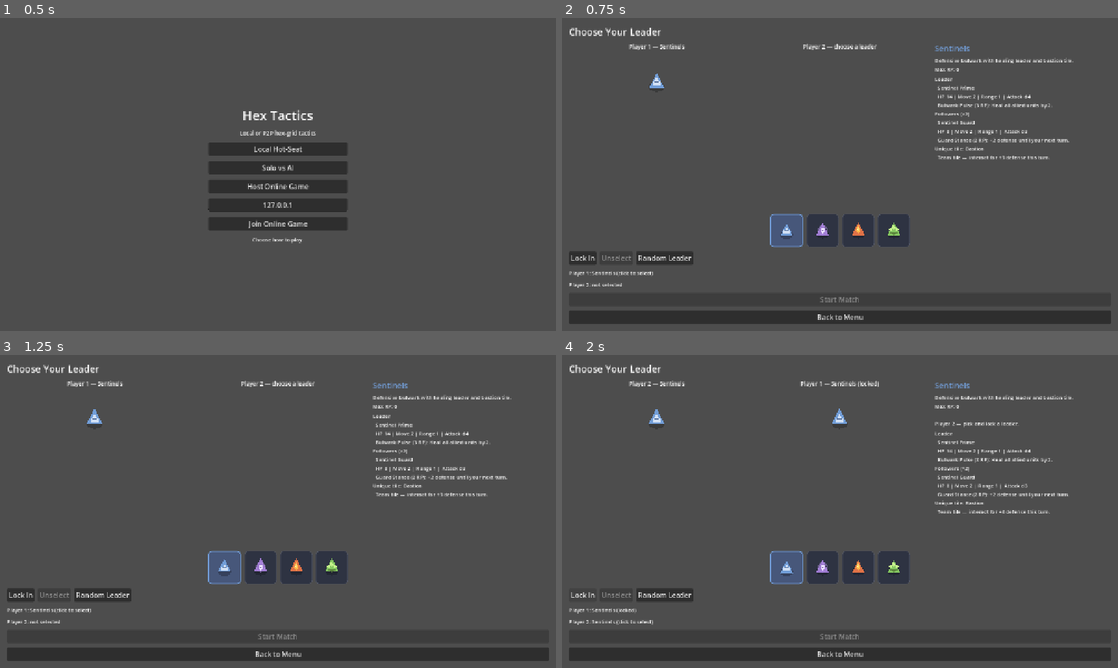
Above: before the commit, frames 1-4 (two rows, left to right).
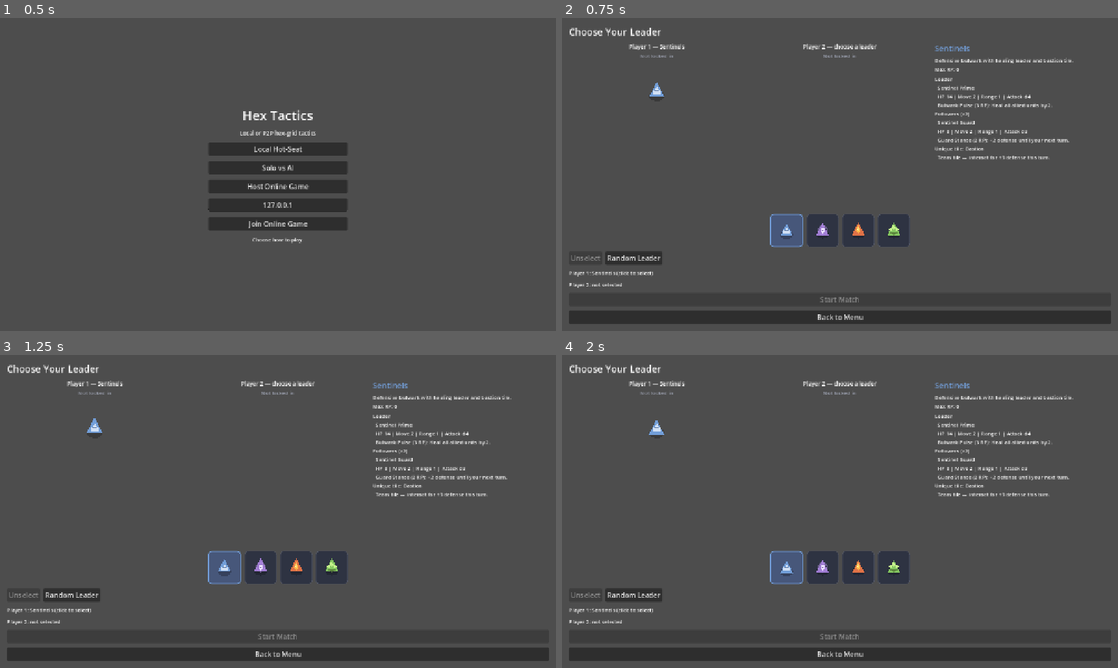
Above: after the commit, the same moments.

Repository: CorcoranQuinn/Hexpedition
Game: Godot game, scene res://scenes/main_menu.tscn
Same seed, same stepped clock (60 frames per second), same inputs: the game is played once before the commit and once after it.
Inputs (mouse positions are in pixels of both pictures, inside the frame that each line leads up to):
- Up to frame 1 (0.5 s): no input
- Up to frame 2 (0.75 s): click "Local Hot-Seat" at 0.5 s
- Up to frame 3 (1.25 s): no input
- Up to frame 4 (2 s): click (584, 596) at 1.25 s, where only the run before the commit has a clickable "Lock In"

Frame 1 is identical in both runs. In frame 2, 0.5% of the frame differs, in the area x 1-53%, y 11-79%; in frame 3, 0.6%; in frame 4, 2.4%, in the area x 1-92%, y 8-87%.

Commit message:
Fix deployment row and improve character select lock UX.
Shift placement zones one row back, remove Lock In in favor of double-click, show lock status under previews, and play a lock-in animation.

Co-authored-by: Cursor <cursoragent@cursor.com>

Diff:
--- a/scenes/character_select.tscn
+++ b/scenes/character_select.tscn
@@ -49,6 +49,13 @@
 text = "You — choose a leader"
 horizontal_alignment = 1
 
+[node name="LocalLockStatus" type="Label" parent="Margin/Root/PreviewRow/LocalPreviewPanel"]
+unique_name_in_owner = true
+layout_mode = 2
+theme_override_font_sizes/font_size = 12
+text = "Not locked in"
+horizontal_alignment = 1
+
 [node name="LocalPreviewSlot" type="Control" parent="Margin/Root/PreviewRow/LocalPreviewPanel"]
 unique_name_in_owner = true
 custom_minimum_size = Vector2(120, 120)
@@ -65,6 +72,13 @@
 layout_mode = 2
 theme_override_font_sizes/font_size = 13
 text = "Opponent — choose a leader"
+horizontal_alignment = 1
+
+[node name="OpponentLockStatus" type="Label" parent="Margin/Root/PreviewRow/OpponentPreviewPanel"]
+unique_name_in_owner = true
+layout_mode = 2
+theme_override_font_sizes/font_size = 12
+text = "Not locked in"
 horizontal_alignment = 1
 
 [node name="OpponentPreviewSlot" type="Control" parent="Margin/Root/PreviewRow/OpponentPreviewPanel"]
@@ -121,11 +135,6 @@
 layout_mode = 2
 theme_override_constants/separation = 8
 
-[node name="ConfirmButton" type="Button" parent="Margin/Root/ActionRow"]
-unique_name_in_owner = true
-layout_mode = 2
-text = "Lock In"
-
 [node name="UnlockButton" type="Button" parent="Margin/Root/ActionRow"]
 unique_name_in_owner = true
 layout_mode = 2
--- a/scripts/core/match_controller.gd
+++ b/scripts/core/match_controller.gd
@@ -154,10 +154,10 @@
 		return false
 	var q: int = hex.x
 	if player_id == 0:
-		var back_q: int = -(BOARD_RADIUS - 1)
+		var back_q: int = -BOARD_RADIUS
 		var front_q: int = back_q + (PLACEMENT_BACK_ROWS - 1)
 		return q >= back_q and q <= front_q
-	var back_q: int = BOARD_RADIUS - 1
+	var back_q: int = BOARD_RADIUS
 	var front_q: int = back_q - (PLACEMENT_BACK_ROWS - 1)
 	return q <= back_q and q >= front_q
 
--- a/scripts/ui/character_select.gd
+++ b/scripts/ui/character_select.gd
@@ -3,18 +3,22 @@
 const ICON_SIZE := Vector2(72, 72)
 const PREVIEW_SIZE := Vector2(120, 120)
 const LOCKED_BORDER_WIDTH := 4
+const LOCK_ANIM_SCALE := 1.14
+const LOCK_ANIM_IN := 0.14
+const LOCK_ANIM_OUT := 0.22
 
 @onready var local_preview_slot: Control = %LocalPreviewSlot
 @onready var opponent_preview_slot: Control = %OpponentPreviewSlot
 @onready var local_preview_label: Label = %LocalPreviewLabel
 @onready var opponent_preview_label: Label = %OpponentPreviewLabel
+@onready var local_lock_status: Label = %LocalLockStatus
+@onready var opponent_lock_status: Label = %OpponentLockStatus
 @onready var team_icon_grid: GridContainer = %TeamIconGrid
 @onready var team_name_label: Label = %TeamNameLabel
 @onready var team_desc_label: Label = %TeamDescLabel
 @onready var roster_label: Label = %RosterLabel
 @onready var p1_status: Label = %P1Status
 @onready var p2_status: Label = %P2Status
-@onready var confirm_button: Button = %ConfirmButton
 @onready var unlock_button: Button = %UnlockButton
 @onready var random_button: Button = %RandomButton
 @onready var start_button: Button = %StartButton
@@ -26,6 +30,7 @@
 var _local_hover_index: int = 0
 var _icon_buttons: Array[Button] = []
 var _preview_nodes: Dictionary = {}  # slot -> Node2D
+var _was_locked: Array[bool] = [false, false]
 
 
 func _ready() -> void:
@@ -34,7 +39,6 @@
 	_resolve_local_slot()
 	_active_slot = _local_slot if GameState.match_mode != GameState.MatchMode.LOCAL else 0
 
-	confirm_button.pressed.connect(_on_confirm_pressed)
 	unlock_button.pressed.connect(_on_unlock_pressed)
 	random_button.pressed.connect(_on_random_pressed)
 	start_button.pressed.connect(_on_start_pressed)
@@ -51,10 +55,6 @@
 	if GameState.is_solo():
 		opponent_preview_label.text = "AI"
 		p2_status.text = "AI: random team on lock-in"
-		confirm_button.text = "Lock In"
-		confirm_button.tooltip_text = "Or double-click a leader icon."
-	else:
-		confirm_button.tooltip_text = "Double-click a leader icon to lock in without starting."
 
 
 func _can_local_player_start() -> bool:
@@ -168,24 +168,84 @@
 
 func _refresh_ui() -> void:
 	var display_slot: int = _active_slot if GameState.match_mode == GameState.MatchMode.LOCAL else _local_slot
-	_refresh_preview(local_preview_slot, display_slot, local_preview_label)
+	_refresh_preview(local_preview_slot, local_preview_label, local_lock_status, display_slot)
 	var opponent_slot: int = 1 - display_slot
-	_refresh_preview(opponent_preview_slot, opponent_slot, opponent_preview_label)
+	_refresh_preview(opponent_preview_slot, opponent_preview_label, opponent_lock_status, opponent_slot)
+	_check_lock_animations(display_slot)
+	_check_lock_animations(opponent_slot)
 	_refresh_player_status()
 	_refresh_icon_highlights()
 	_refresh_action_buttons()
 
 
-func _refresh_preview(slot: Control, player_id: int, caption: Label) -> void:
+func _refresh_preview(
+		slot: Control,
+		caption: Label,
+		lock_status: Label,
+		player_id: int,
+) -> void:
 	var player_name: String = NetworkManager.get_display_name(player_id)
 	var team_id: int = GameState.get_preview_team_id(player_id)
-	var status_suffix: String = " (locked)" if GameState.team_locked[player_id] else ""
 	if team_id < 0:
-		caption.text = "%s — choose a leader%s" % [player_name, status_suffix]
+		caption.text = "%s — choose a leader" % player_name
 	else:
 		var team: TeamDefinition = TeamRegistry.get_team(team_id)
-		caption.text = "%s — %s%s" % [player_name, team.team_name, status_suffix]
+		caption.text = "%s — %s" % [player_name, team.team_name]
+	_update_lock_status_label(lock_status, player_id, team_id)
 	_set_preview_art(slot, player_id, team_id)
+
+
+func _update_lock_status_label(lock_status: Label, player_id: int, team_id: int) -> void:
+	if GameState.team_locked[player_id]:
+		lock_status.text = "Locked in"
+		if team_id >= 0:
+			lock_status.modulate = TeamRegistry.get_team(team_id).team_color.lightened(0.15)
+		else:
+			lock_status.modulate = Color(0.55, 0.95, 0.65)
+	else:
+		lock_status.text = "Not locked in"
+		lock_status.modulate = Color(0.62, 0.64, 0.70)
+
+
+func _check_lock_animations(player_id: int) -> void:
+	var now_locked: bool = GameState.team_locked[player_id]
+	if now_locked and not _was_locked[player_id]:
+		_play_lock_animation(player_id)
+	_was_locked[player_id] = now_locked
+
+
+func _play_lock_animation(player_id: int) -> void:
+	var preview_slot: Control = _get_preview_slot_for_player(player_id)
+	preview_slot.scale = Vector2.ONE
+	preview_slot.pivot_offset = PREVIEW_SIZE * 0.5
+	var tween := create_tween()
+	tween.set_parallel(false)
+	tween.tween_property(preview_slot, "scale", Vector2.ONE * LOCK_ANIM_SCALE, LOCK_ANIM_IN) \
+		.set_trans(Tween.TRANS_BACK).set_ease(Tween.EASE_OUT)
+	tween.tween_property(preview_slot, "scale", Vector2.ONE, LOCK_ANIM_OUT) \
+		.set_trans(Tween.TRANS_ELASTIC).set_ease(Tween.EASE_OUT)
+
+	if player_id != _get_control_slot():
+		return
+	for i in _icon_buttons.size():
+		if GameState.selected_team_ids[player_id] == _teams[i].team_id:
+			var wrapper: PanelContainer = _icon_buttons[i].get_parent() as PanelContainer
+			if wrapper != null:
+				wrapper.scale = Vector2.ONE
+				wrapper.pivot_offset = ICON_SIZE * 0.5
+				var icon_tween := create_tween()
+				icon_tween.tween_property(wrapper, "scale", Vector2.ONE * LOCK_ANIM_SCALE, LOCK_ANIM_IN) \
+					.set_trans(Tween.TRANS_BACK).set_ease(Tween.EASE_OUT)
+				icon_tween.tween_property(wrapper, "scale", Vector2.ONE, LOCK_ANIM_OUT) \
+					.set_trans(Tween.TRANS_ELASTIC).set_ease(Tween.EASE_OUT)
+			break
+
+
+func _get_preview_slot_for_player(player_id: int) -> Control:
+	var display_slot: int = _active_slot if GameState.match_mode == GameState.MatchMode.LOCAL else _local_slot
+	if player_id == display_slot:
+		return local_preview_slot
+	return opponent_preview_slot
 
 
 func _set_preview_art(slot: Control, player_id: int, team_id: int) -> void:
@@ -262,7 +322,6 @@
 	var slot_locked: bool = _is_slot_locked(control_slot)
 	var all_locked: bool = GameState.all_teams_locked()
 
-	confirm_button.disabled = slot_locked or _teams.is_empty()
 	unlock_button.disabled = not slot_locked
 	random_button.disabled = slot_locked
 	start_button.disabled = not all_locked or not _can_local_player_start()
@@ -292,10 +351,6 @@
 	_set_local_hover(random_idx)
 
 
-func _on_confirm_pressed() -> void:
-	_lock_current_selection()
-
-
 func _lock_current_selection() -> void:
 	if _is_slot_locked(_get_control_slot()):
 		return
